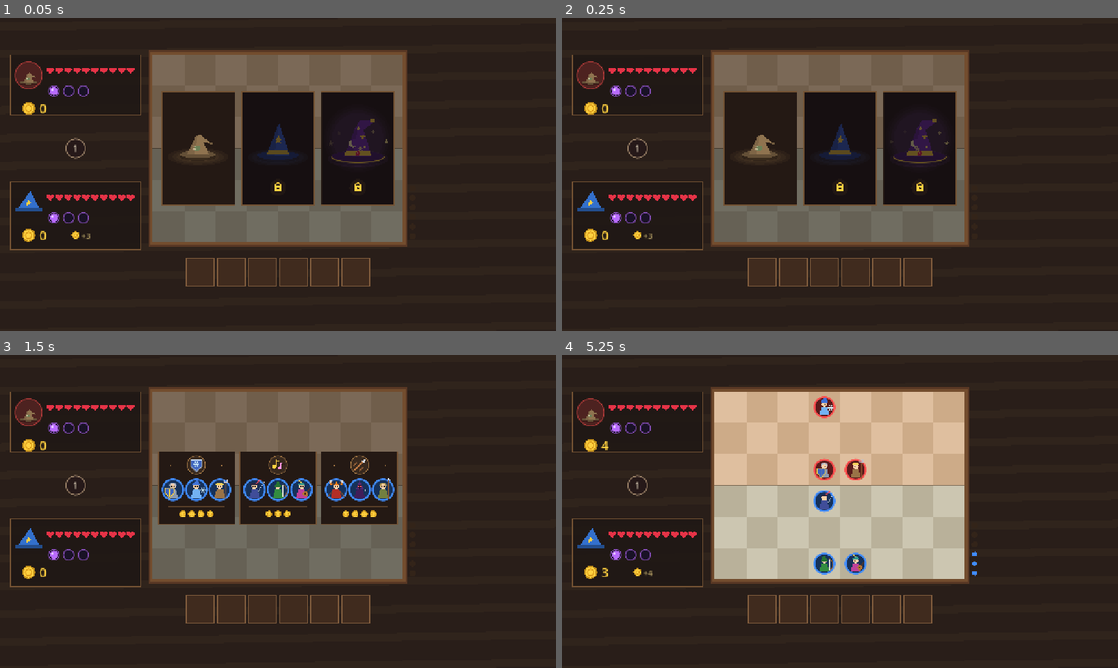
Above: before the commit, frames 1-4 (two rows, left to right).
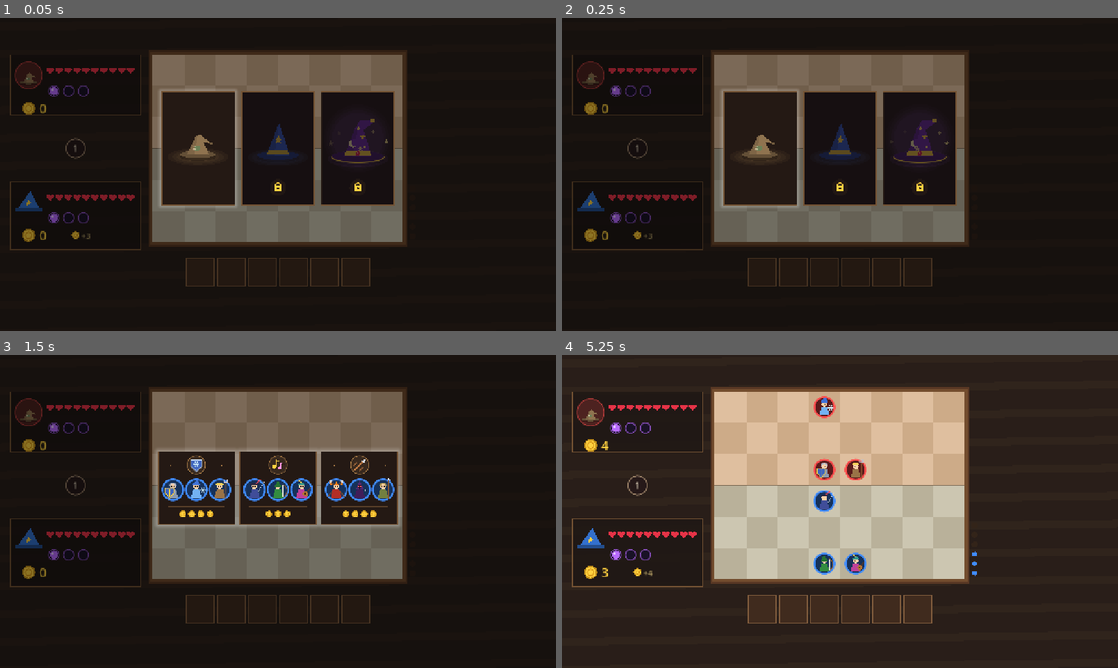
Above: after the commit, the same moments.

Repository: JaspervanderSter/game-off-2026
Game: Godot game, scene res://main.tscn
Same seed, same stepped clock (60 frames per second), same inputs: the game is played once before the commit and once after it. Sound files missing from this copy of the repository are replaced by a short silence.
Inputs (mouse positions are in pixels of both pictures, inside the frame that each line leads up to):
- Up to frame 1 (0.05 s): no input
- Up to frame 2 (0.25 s): no input
- Up to frame 3 (1.5 s): tap Enter at 0.5, 0.6 s; move the mouse to (400, 495) at 0.52 s; click (400, 495) at 0.67 s; tap Space at 0.77 s; drag from (166, 527) to (250, 574) at 1.27 s
- Up to frame 4 (5.25 s): tap Space at 2, 3.5, 3.77, 5 s; move the mouse to (895, 442) at 2.02 s; tap 3 at 2.1, 5.1 s; click (895, 442) at 2.17 s; tap Enter at 2.75, 3.6, 4.25 s; drag from (812, 574) to (673, 464) at 2.77 s; move the mouse to (1006, 558) at 3.52 s; click (1006, 558) at 3.67 s; drag from (673, 464) to (756, 433) at 4.27 s; move the mouse to (867, 511) at 5.02 s; click (867, 511) at 5.17 s

The runs differ from the first frame. In frame 1, 7.4% of the frame differs, in the area x 1-74%, y 10-86%; in frame 2, 7.4%; in frame 3, 8.0%; in frame 4, nothing differs.

Commit message:
Highlight selectable cards and the Shift upgrade

Diff:
--- a/prototypes/prototype_02/scripts/ui/hud.gd
+++ b/prototypes/prototype_02/scripts/ui/hud.gd
@@ -15,6 +15,10 @@
 const REROLL_RECT := Rect2(1000, 458, 224, 42)
 const SHIFT_UPGRADE_RECT := Rect2(976, 636, 272, 54)
 const PACK_TOP := 222.0
+const PACK_CARD_SIZE := Vector2i(176, 168)
+const DIFFICULTY_CARD_SIZE := Vector2i(168, 260)
+const CHOICE_HALO_MARGIN := 12
+const CHOICE_HALO_FADE := 0.16
 const SHOP_SLIDE := 360.0 # pushes the whole shop column past the right edge
 const HEART_STAGGER := 0.26
 const HEART_BURST := 0.20
@@ -40,10 +44,16 @@
 var victory := VictoryFx.new()
 var unlock_level := -1
 var unlock_time := 0.0
+var difficulty_halo: Texture2D
+var pack_halo: Texture2D
+var choice_hover := PackedFloat32Array()
+var choice_phase := -1
 
 
 func _ready() -> void:
 	font = ThemeDB.fallback_font
+	difficulty_halo = _make_choice_halo(DIFFICULTY_CARD_SIZE)
+	pack_halo = _make_choice_halo(PACK_CARD_SIZE)
 
 
 func _process(dt: float) -> void:
@@ -53,6 +63,25 @@
 		victory.advance(dt)
 	elif game.phase == game.Phase.DIFFICULTY:
 		advance_difficulty_unlock(dt)
+	if game.phase == game.Phase.DIFFICULTY or game.phase == game.Phase.PACK:
+		_advance_choice_hover(dt)
+	else:
+		choice_phase = -1
+
+
+func _advance_choice_hover(dt: float) -> void:
+	var picking_difficulty: bool = game.phase == game.Phase.DIFFICULTY
+	var card_count := Difficulty.COUNT if picking_difficulty else CreatureDB.PACKS.size()
+	if choice_phase != game.phase:
+		choice_phase = game.phase
+		choice_hover.resize(card_count)
+		choice_hover.fill(0.0)
+	var mouse := get_global_mouse_position()
+	for i in card_count:
+		var rect := difficulty_rect(i) if picking_difficulty else pack_rect(i)
+		var selectable: bool = not picking_difficulty or (game.is_difficulty_unlocked(i) and not unlock_animation_active())
+		var target := 1.0 if selectable and rect.has_point(mouse) else 0.0
+		choice_hover[i] = move_toward(choice_hover[i], target, dt / CHOICE_HALO_FADE)
 
 
 func begin_difficulty_unlock(level: int) -> void:
@@ -227,11 +256,11 @@
 
 
 static func pack_rect(i: int) -> Rect2:
-	return Rect2(Vector2(364 + i * 188, PACK_TOP), Vector2(176, 168))
+	return Rect2(Vector2(364 + i * 188, PACK_TOP), Vector2(PACK_CARD_SIZE))
 
 
 static func difficulty_rect(i: int) -> Rect2:
-	return Rect2(Vector2(372 + i * 184, 170), Vector2(168, 260))
+	return Rect2(Vector2(372 + i * 184, 170), Vector2(DIFFICULTY_CARD_SIZE))
 
 
 ## Opponent hat shown in the enemy panel: the hovered card previews its level.
@@ -258,10 +287,12 @@
 	_draw_wizard(game.player, PLAYER_BLOCK)
 	_draw_round_counter()
 	match game.phase:
-		game.Phase.DIFFICULTY:
-			_draw_difficulty_choice()
-		game.Phase.PACK:
-			_draw_pack_choice()
+		game.Phase.DIFFICULTY, game.Phase.PACK:
+			draw_rect(get_viewport_rect(), Color(0, 0, 0, 0.45))
+			if game.phase == game.Phase.DIFFICULTY:
+				_draw_difficulty_choice()
+			else:
+				_draw_pack_choice()
 		game.Phase.COMBAT:
 			_draw_combat_hud()
 		game.Phase.RESOLVE:
@@ -524,11 +555,18 @@
 
 func _draw_shift_upgrade() -> void:
 	var owned: bool = game.player.shift_recharge_upgraded
-	var available: bool = game.player.can_upgrade_shift_recharge()
-	_panel(SHIFT_UPGRADE_RECT, Color(0.12, 0.23, 0.16) if owned else Color(0.18, 0.11, 0.24))
+	var available: bool = game.phase == game.Phase.PREP and game.player.can_upgrade_shift_recharge()
+	var fill := Color(0.18, 0.11, 0.24)
+	if owned:
+		fill = Color(0.12, 0.23, 0.16)
+	elif available:
+		fill = Color(0.35, 0.19, 0.48)
+	_panel(SHIFT_UPGRADE_RECT, fill)
+	if available:
+		draw_rect(SHIFT_UPGRADE_RECT, Icons.GOLD, false, 3.0)
 	var p := SHIFT_UPGRADE_RECT.position
 	Icons.wand(self, p + Vector2(28, 27), 16)
-	Icons.restart(self, p + Vector2(67, 27), 12, Icons.MAGIC)
+	Icons.restart(self, p + Vector2(67, 27), 12, Icons.MAGIC.lightened(0.4) if available else Icons.MAGIC)
 	if owned:
 		var check := p + Vector2(175, 27)
 		draw_line(check + Vector2(-10, 0), check + Vector2(-2, 8), Color(0.5, 1, 0.65), 3, true)
@@ -607,9 +645,29 @@
 			Icons.draw_mark(self, c, 40)
 
 
+## Precompute the alpha falloff from the edge of a card, including its corners.
+static func _make_choice_halo(card_size: Vector2i) -> Texture2D:
+	var margin := CHOICE_HALO_MARGIN
+	var size := card_size + Vector2i.ONE * (margin * 2)
+	var image := Image.create_empty(size.x, size.y, false, Image.FORMAT_RGBA8)
+	for y in size.y:
+		var dy := maxf(margin - (y + 0.5), y + 0.5 - (size.y - margin))
+		for x in size.x:
+			var dx := maxf(margin - (x + 0.5), x + 0.5 - (size.x - margin))
+			var distance := Vector2(maxf(dx, 0.0), maxf(dy, 0.0)).length()
+			var alpha := 1.0 - smoothstep(0.0, float(margin), distance)
+			image.set_pixel(x, y, Color(1, 1, 1, alpha))
+	return ImageTexture.create_from_image(image)
+
+
+func _draw_choice_halo(card: Rect2, texture: Texture2D, index: int) -> void:
+	var hover := choice_hover[index] if choice_phase == game.phase else 0.0
+	var opacity := lerpf(0.26, 0.78, smoothstep(0.0, 1.0, hover))
+	draw_texture_rect(texture, card.grow(CHOICE_HALO_MARGIN), false, Color(Color.WHITE, opacity))
+
+
 ## Three opponent hats, from the modest apprentice to the glowing archmage.
 func _draw_difficulty_choice() -> void:
-	draw_rect(Rect2(Rules.BOARD_POS, Rules.BOARD_SIZE), Color(0, 0, 0, 0.45))
 	var t := Time.get_ticks_msec() / 1000.0
 	var mouse := get_global_mouse_position()
 	for i in Difficulty.COUNT:
@@ -622,9 +680,9 @@
 		var pulse := sin(PI * smoothstep(0.0, 0.58, reveal_age)) if revealing else 0.0
 		var lift := 6.0 if hovered else pulse * 9.0
 		var card := Rect2(r.position - Vector2(0, lift), r.size)
+		if unlocked and not revealing:
+			_draw_choice_halo(card, difficulty_halo, i)
 		_panel(card, Color(0.22, 0.16, 0.1) if hovered else Color(0.14, 0.1, 0.08))
-		if hovered:
-			draw_rect(card.grow(3), Icons.GOLD, false, 3.0)
 		var hat_scale: float = [46.0, 48.0, 54.0][i] * (1.06 if hovered else 1.0)
 		var bob := sin(t * 4.0) * 3.0 if hovered else 0.0
 		var centre := card.get_center() + Vector2(0, -9)
@@ -666,16 +724,13 @@
 
 
 func _draw_pack_choice() -> void:
-	var dim := Rect2(Rules.BOARD_POS, Rules.BOARD_SIZE)
-	draw_rect(dim, Color(0, 0, 0, 0.45))
 	var mouse := get_global_mouse_position()
 	for i in CreatureDB.PACKS.size():
 		var pack: Dictionary = CreatureDB.PACKS[i]
 		var r := pack_rect(i)
 		var hovered := r.has_point(mouse)
+		_draw_choice_halo(r, pack_halo, i)
 		_panel(r, Color(0.22, 0.16, 0.1) if hovered else Color(0.14, 0.1, 0.08))
-		if hovered:
-			draw_rect(r.grow(3), Icons.GOLD, false, 3.0)
 		var emblem_pos := Vector2(r.get_center().x, r.position.y + 31)
 		Icons.pack_emblem(self, pack.emblem, emblem_pos, hovered)
 		for j in pack.forms.size():
